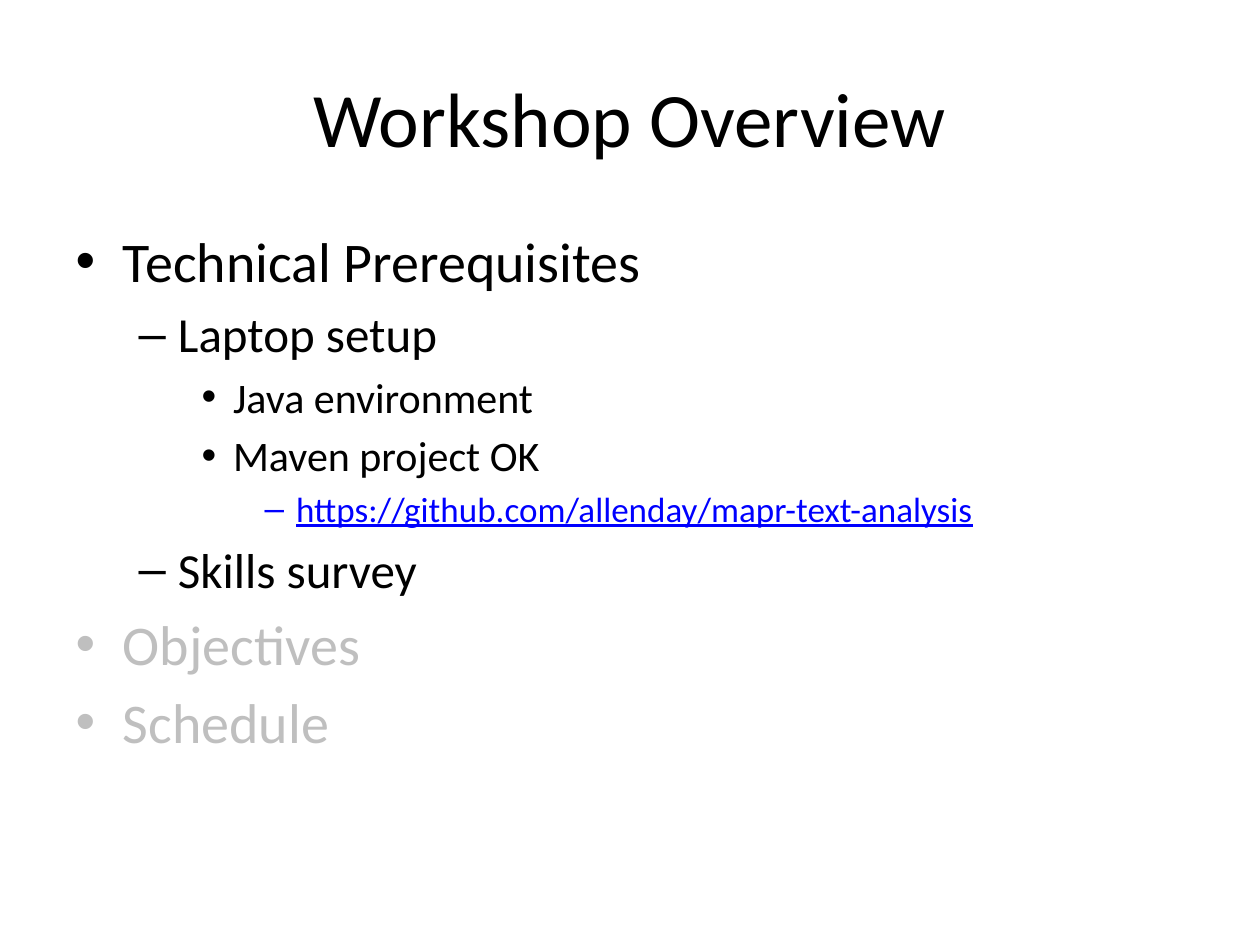
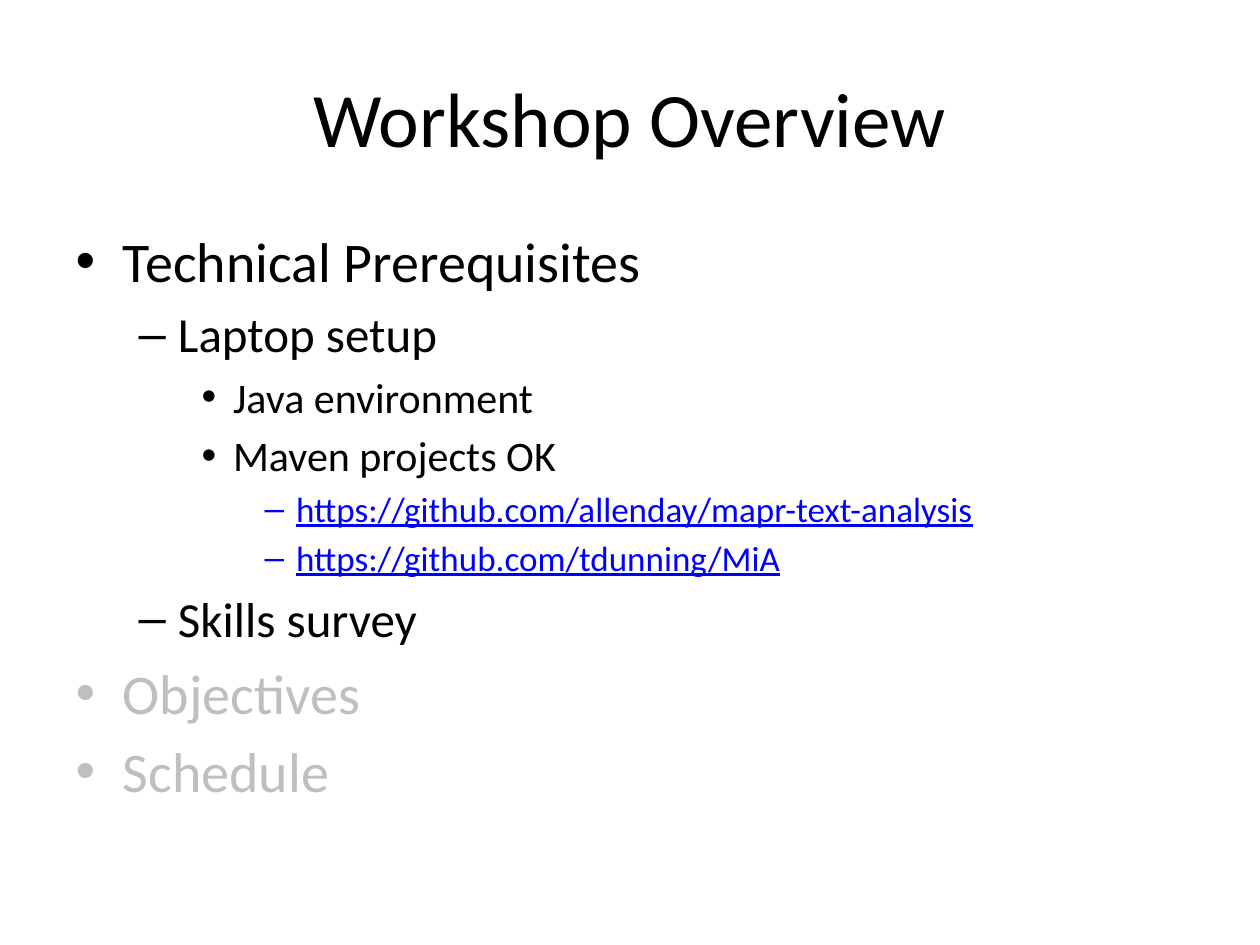
Before and after one commit to allenday/mapr-text-analysis, a slide deck: slide 6 of doc/section1.pptx (slide 5 before the commit). Drawn at 1260x945 pixels with LibreOffice and Linux fonts; fonts in the diff are those of the drawing. Boxes give left, top, right and bottom in pixels: in the first picture for what was removed or moved away, otherwise in the second. Text is boxed around its words. In the diff, an @@ line names an element or a change of style, - is before the commit and + after.

```diff
--- a/doc/section1.pptx
+++ b/doc/section1.pptx
@@ text at box(233, 442, 556, 479): text changed @@
-    • Maven project OK
+    • Maven projects OK
@@ text at box(296, 546, 780, 577): paragraph added @@
+      – https://github.com/tdunning/MiA
```
Also in this commit, not shown: 3 other slides changed, 7 slides added, 3 other files.
